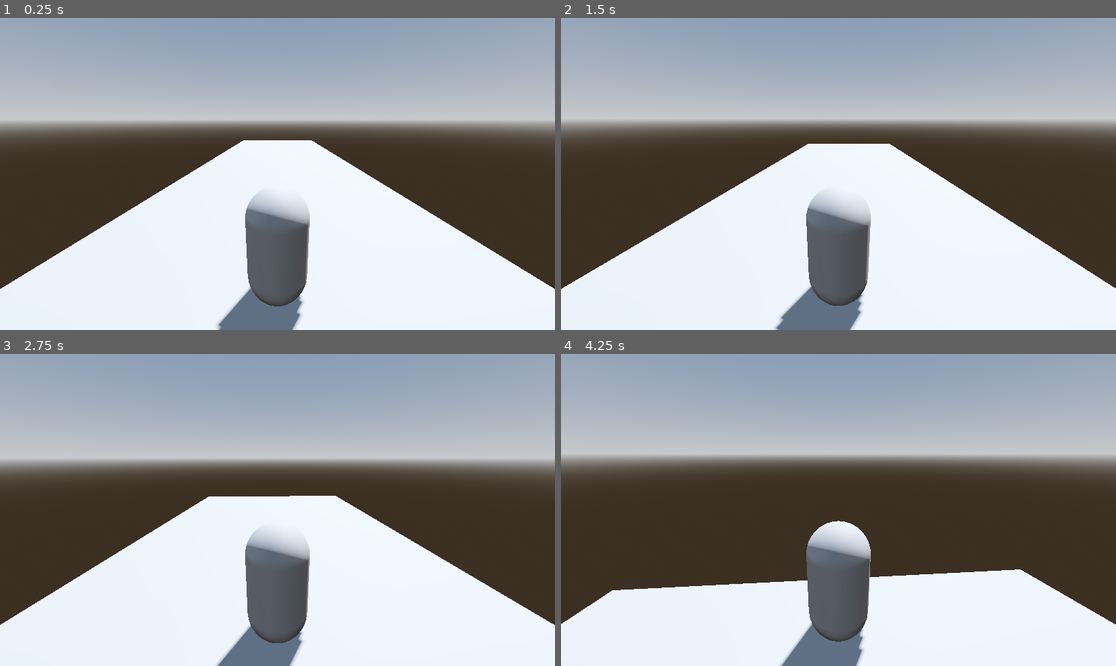
Above: before the commit, frames 1-4 (two rows, left to right).
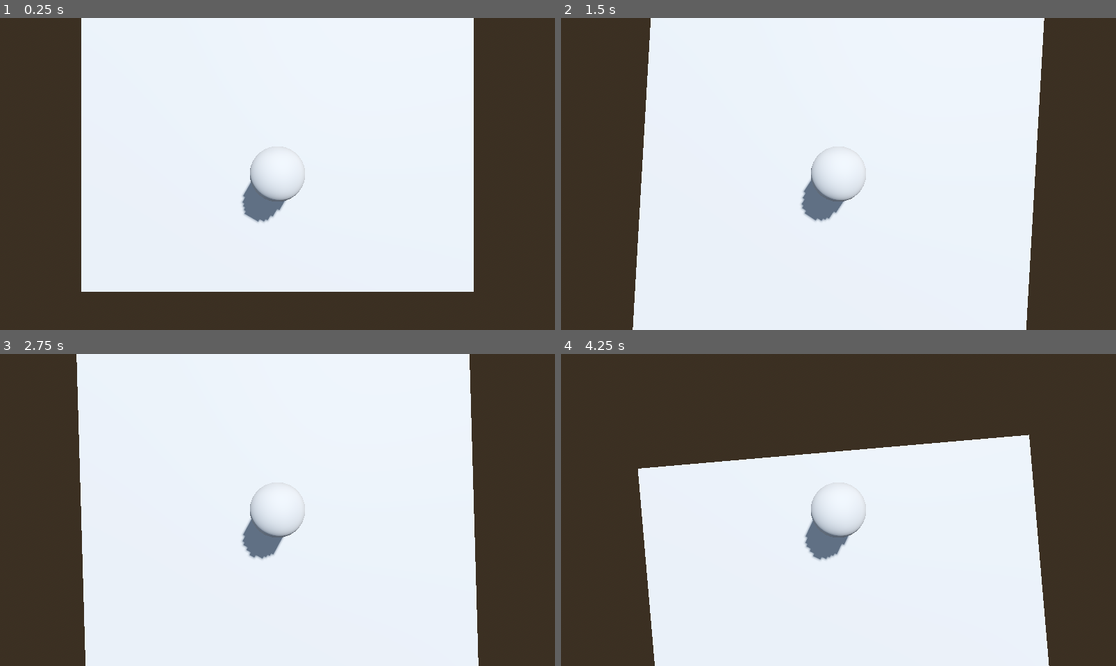
Above: after the commit, the same moments.

Repository: SCORPIA2004/Akaza
Game: Godot game, scene res://lvl0.tscn
Same seed, same stepped clock (60 frames per second), same inputs: the game is played once before the commit and once after it. Before the commit the project has no main scene; this scene is started directly in both runs.
Inputs (mouse positions are in pixels of both pictures, inside the frame that each line leads up to):
- Up to frame 1 (0.25 s): no input
- Up to frame 2 (1.5 s): tap Enter at 0.5 s; move the mouse to (866, 174) at 0.52 s; hold W (move_forward) from 0.53 s (still down); move the mouse to (810, 174) at 1.27 s
- Up to frame 3 (2.75 s): keep holding W (move_forward); move the mouse to (288, 503) at 2.02 s
- Up to frame 4 (4.25 s): keep holding W (move_forward); move the mouse to (832, 516) at 2.77 s; move the mouse to (877, 513) at 3.52 s

The runs differ from the first frame. In frame 1, 67% of the frame differs, in the area x 0-100%, y 0-100%; in frame 2, 60%; in frame 3, 61%; in frame 4, 71%.

Commit message:
Minor fixes

Diff:
--- a/GodotPrep/hello world/Player.gd
+++ b/GodotPrep/hello world/Player.gd
@@ -23,12 +23,12 @@
 		Input.set_mouse_mode(Input.MOUSE_MODE_VISIBLE)
 
 	$VertPivot.rotate_y(twist_input)
-	$VertPivot/HoriPivot.rotate_x(pitch_input)
-	$VertPivot/HoriPivot.rotation.x = clamp(
-		$VertPivot/HoriPivot.rotation.x,
-		-0.5,
-		0.5
-	)
+	#$VertPivot/HoriPivot.rotate_x(pitch_input)
+	#$VertPivot/HoriPivot.rotation.x = clamp(
+		#$VertPivot/HoriPivot.rotation.x,
+		#-0.5,
+		#0.5
+	#)
 	twist_input = 0.0
 	pitch_input = 0.0
 
--- a/GodotPrep/hello world/player.tscn
+++ b/GodotPrep/hello world/player.tscn
@@ -22,7 +22,7 @@
 transform = Transform3D(1, 0, 0, 0, 1, 0, 0, 0, 1, 0, 1.2, 0)
 
 [node name="HoriPivot" type="Node3D" parent="VertPivot"]
-transform = Transform3D(1, 0, 0, 0, 0.965926, 0.258819, 0, -0.258819, 0.965926, 0, 0, 0)
+transform = Transform3D(1, 0, 0, 0, -4.37114e-08, 1, 0, -1, -4.37114e-08, 0, 0, 0)
 
 [node name="Camera3D" type="Camera3D" parent="VertPivot/HoriPivot"]
 transform = Transform3D(1, 0, 0, 0, 1, 0, 0, 0, 1, 0, 0, 3)
--- a/GodotPrep/hello world/project.godot
+++ b/GodotPrep/hello world/project.godot
@@ -11,6 +11,7 @@
 [application]
 
 config/name="Hello World"
+run/main_scene="res://lvl0.tscn"
 config/features=PackedStringArray("4.2", "Mobile")
 config/icon="res://icon.svg"
 
